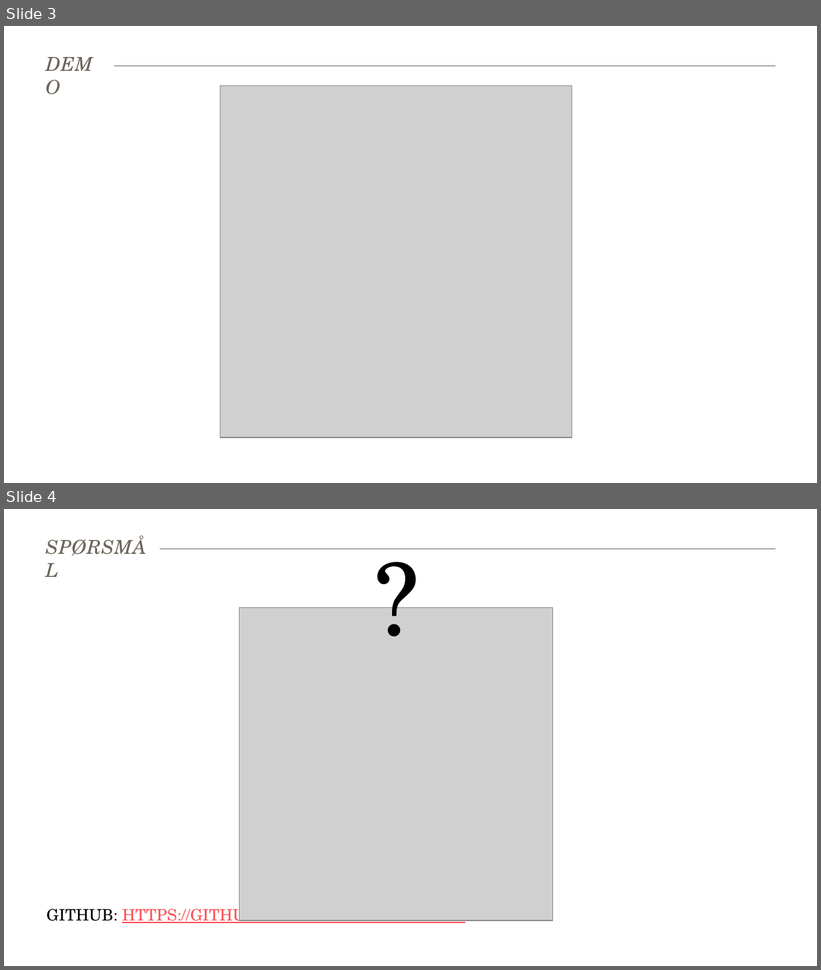
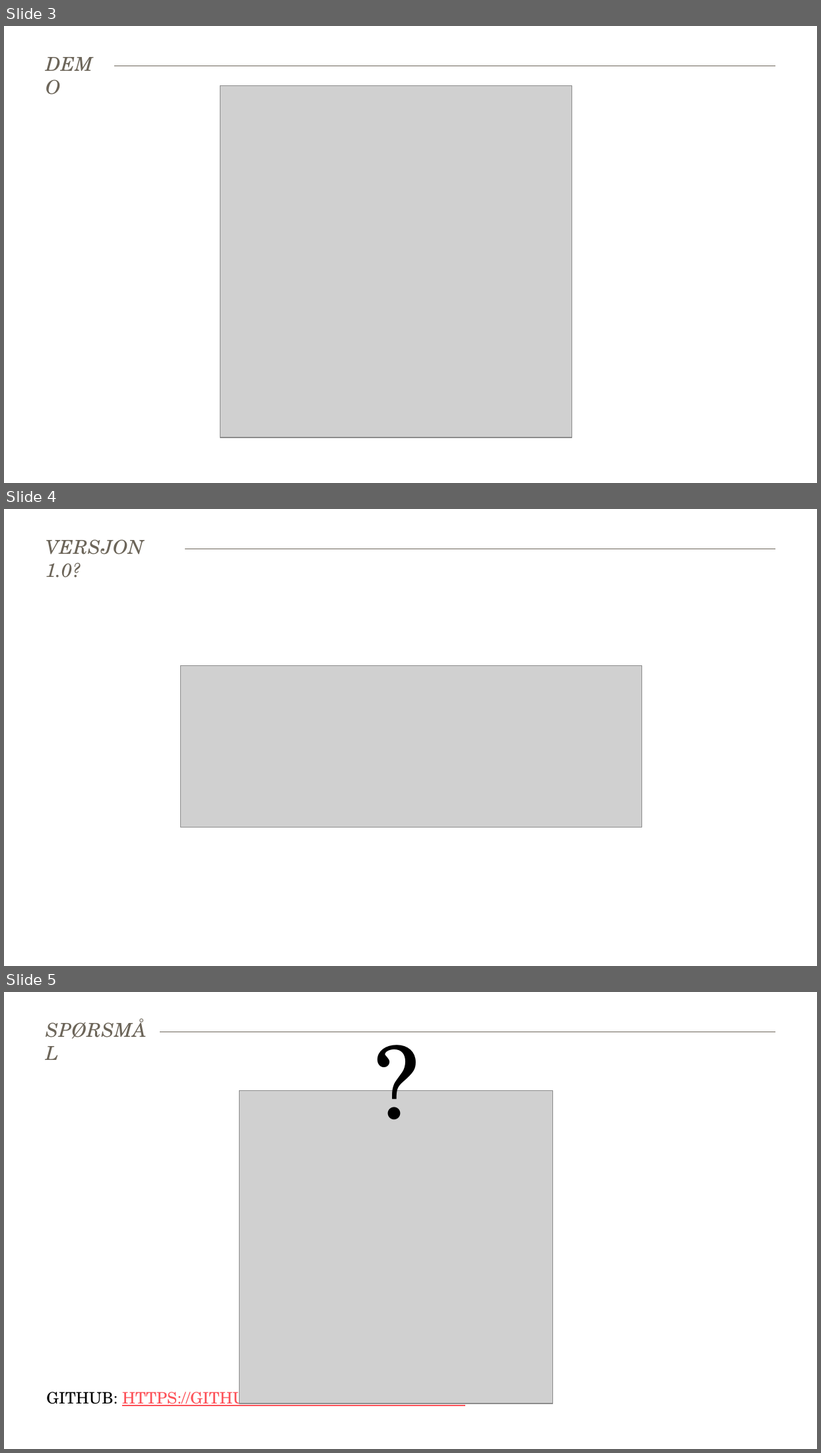
Before and after one commit to skjelbek/fagdag, a slide deck: EmberJS.pptx. Shown one above the other, each under a label of ours: slides 3 and 4 before the commit, slides 3, 4 and 5 after it. The pictures are 821x970 and 821x1453 pixels, drawn with LibreOffice and Linux fonts; fonts in the diff are those of the drawing; grey boxes stand for pictures. Boxes give left, top, right and bottom in pixels: in the first picture for what was removed or moved away, otherwise in the second. Text is boxed around its words. In the diff, an @@ line names an element or a change of style, - is before the commit and + after.

```diff
--- a/EmberJS.pptx
+++ b/EmberJS.pptx
@@ slide 4 added at [4, 509, 817, 966], background #FFFFFF; not listed: 1 template element that a slide beside it also shows @@
@@ title added at [46, 539, 144, 578], 17 pt, text #6C6559, italic @@
+VERSJON 1.0?
@@ picture added at [180, 666, 642, 828] @@
@@ what was slide 4 is now slide 5 @@
```
Also in this commit, not shown: 1 slide changed, 8 other files.
